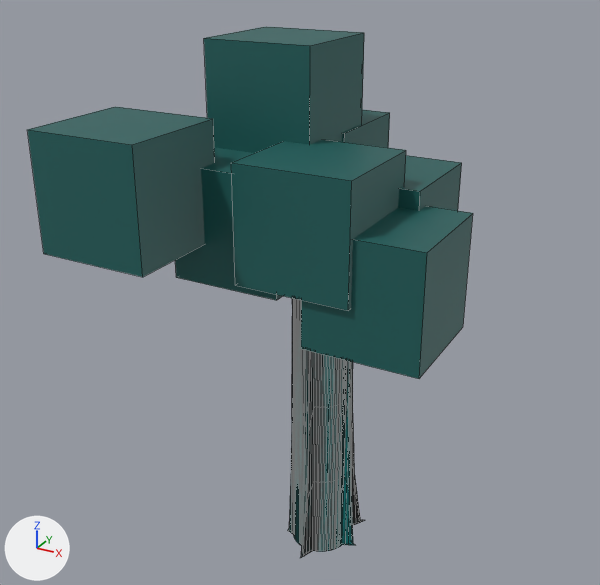
A saved change to the Blender file maroon/assets/Enviroment/tree2.blend.
Camera for both pictures: a camera (50 mm lens) standing at (6.32, -12.39, 11.57) and looking at (-0.44, -0.09, 5.42). Every picture has the same lights, and +X, +Y and +Z are marked at lower left. Mesh edges are drawn as thin lines.

The scene before the commit, as lines of its bpy script (objects in view):
```python
mat_material_001 = principled_material('Material.001')
mat_material_001.base_color = (0.0116, 0.114, 0.107)  # dark cyan #1c5f5c
me_cube = bpy.data.meshes.new('Cube')
me_cube.from_pydata(...)  # a box spanning x -1.0..1.0, y -1.0..1.0, z -1.0..1.0; a box spanning x 0.79..2.79, y 0.46..2.46, z -1.3..0.7; a box spanning x -2.37..-0.37, y -2.61..-0.61, z -0.28..1.72; a box spanning x 0.43..2.43, y -1.32..0.68, z -0.73..1.27; a box spanning x -1.04..0.96, y 1.45..3.45, z -0.78..1.22; a box spanning x -1.08..0.92, y 0.25..2.25, z 0.82..2.82; a box spanning x 1.57..3.57, y -1.23..0.77, z -1.63..0.37; a box spanning x -2.23..-0.23, y 2.71..4.71, z 0.21..2.21
me_cube.materials.append(mat_material_001)  # dark cyan #1c5f5c
me_cylinder_001 = bpy.data.meshes.new('Cylinder.001')
me_cylinder_001.from_pydata(...)  # 69 vertices, 34 faces; spans x -0.64..0.8, y -0.88..0.82, z -2.89..3.89
me_cylinder_001.materials.append(mat_material_003)  # picture img_tree2
ob_cube = bpy.data.objects.new('Cube', me_cube)
ob_cube.location = (-0.9, -0.84, 7.06)
ob_trunk = bpy.data.objects.new('Trunk', me_cylinder_001)
ob_trunk.location = (0.0, 0.0, 2.88)
_m = ob_trunk.modifiers.new('Subdivision', 'SUBSURF')
_m.subdivision_type = 'SIMPLE'
_m.levels = 6
_m.render_levels = 6
```
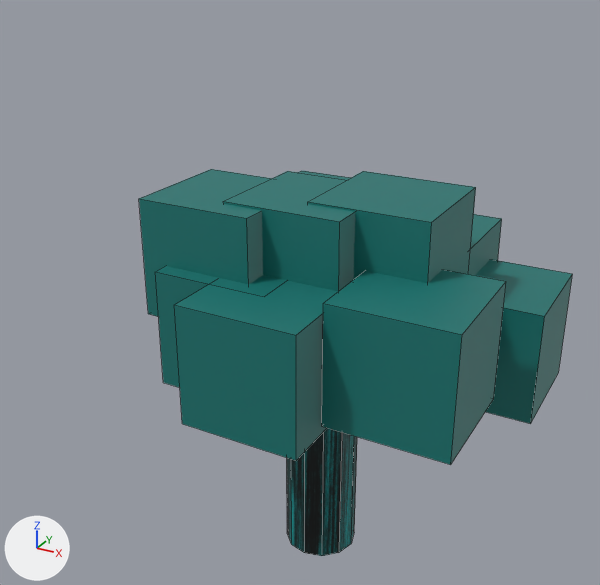
Commit message: changed trees

Edits to the bpy script that builds the scene:
```text
Change mat_material_001:
    mat_material_001.base_color: (0.0116, 0.114, 0.107) -> (0.007, 0.178, 0.162)  # dark cyan #1c5f5c -> dark cyan #147570
Change me_cube:
    where me_cube.from_pydata(...)  # 64 vertices, 48 faces; spans x -2.37..3.57, y -2.61..4.71, z -1.63..2.82
    used by ob_cube; location = (-0.9, -0.84, 7.06)
    me_cube part 2: the loose piece of 8 vertices spanning x 0.79..2.79, y 0.46..2.46, z -1.3..0.7 is moved by (-0.31, 0.01, -0.52)
    me_cube part 3: the loose piece of 8 vertices spanning x -2.37..-0.37, y -2.61..-0.61, z -0.28..1.72 is moved by (0.41, 0.02, -0.44)
    me_cube part 4: the loose piece of 8 vertices spanning x 0.43..2.43, y -1.32..0.68, z -0.73..1.27 is moved by (0.12, -0.32, 0.08)
    me_cube part 5: the loose piece of 8 vertices spanning x 1.57..3.57, y -1.23..0.77, z -1.63..0.37 is moved by (-2.22, -0.93, 0.94)
    me_cube part 6: the loose piece of 8 vertices spanning x -1.04..0.96, y 1.45..3.45, z -0.78..1.22 is moved by (-0.7, -1.53, -1.67)
    me_cube part 7: the loose piece of 8 vertices spanning x -1.08..0.92, y 0.25..2.25, z 0.82..2.82 is moved by (3.05, -0.32, -3.27)
    me_cube part 8: the loose piece of 8 vertices spanning x -2.23..-0.23, y 2.71..4.71, z 0.21..2.21 is moved by (3.77, -5.73, -1.8)
    me_cube part 9: a new loose piece, a box spanning x -1.52..0.48, y -2.86..-0.86, z -1.77..0.23, in mat_material_001 (dark cyan #147570)
    me_cube part 10: a new loose piece, a box spanning x -0.5..1.5, y -3.73..-1.73, z -1.78..0.22, in mat_material_001 (dark cyan #147570)
Change me_cylinder_001:
    used by ob_trunk; location = (0.0, 0.0, 2.88)
    remove me_cylinder_001.from_pydata(...)  # 69 vertices, 34 faces; spans x -0.64..0.8, y -0.88..0.82, z -2.89..3.89
    add me_cylinder_001.from_pydata(...)  # 24 vertices, 14 faces; spans x -0.7..0.7, y -0.7..0.7, z -4.0..4.0
    me_cylinder_001 part 1: the whole mesh is rebuilt
Change ob_cube:
    ob_cube.location: (-0.9, -0.84, 7.06) -> (0.0, 0.0, 6.38)
Change ob_trunk:
    remove _m = ob_trunk.modifiers.new('Subdivision', 'SUBSURF')
    remove _m.subdivision_type = 'SIMPLE'
    remove _m.levels = 6
    remove _m.render_levels = 6
    ob_trunk.location: (0.0, 0.0, 2.88) -> (0.0, 0.0, 3.0)
    ob_trunk.scale: (1.0, 1.0, 1.0) -> (1.0, 1.0, 0.75)
```

Where the change shows, as pixel boxes (x1, y1, x2, y2) in the pictures (600 x 585 px; the box of a moved part takes in the faces that stretch with it):
'Cube', recoloured, reshaped, moved (16% shorter): before (27, 27, 473, 379); after (139, 169, 572, 465)
'Trunk', reshaped, moved, rescaled, modifiers changed: before (288, 298, 365, 558); after (287, 428, 357, 556)
part 2 of me_cube, moved or reshaped: before (398, 155, 462, 211); after (468, 214, 502, 275)
part 3 of me_cube, moved or reshaped: before (27, 107, 215, 277); after (139, 169, 272, 316)
part 4 of me_cube, moved or reshaped: before (231, 139, 406, 311); after (308, 171, 476, 283)
part 5 of me_cube, moved or reshaped: before (301, 206, 473, 379); after (223, 171, 355, 291)
part 6 of me_cube, moved or reshaped (not visible afterwards): before (342, 110, 390, 148)
part 7 of me_cube, moved or reshaped: before (204, 27, 364, 153); after (476, 259, 572, 424)
part 8 of me_cube, moved or reshaped (not visible before): after (322, 269, 506, 465)
part 9 of me_cube, added (cyan): after (155, 266, 288, 388)
part 10 of me_cube, added (cyan): after (174, 281, 338, 461)
